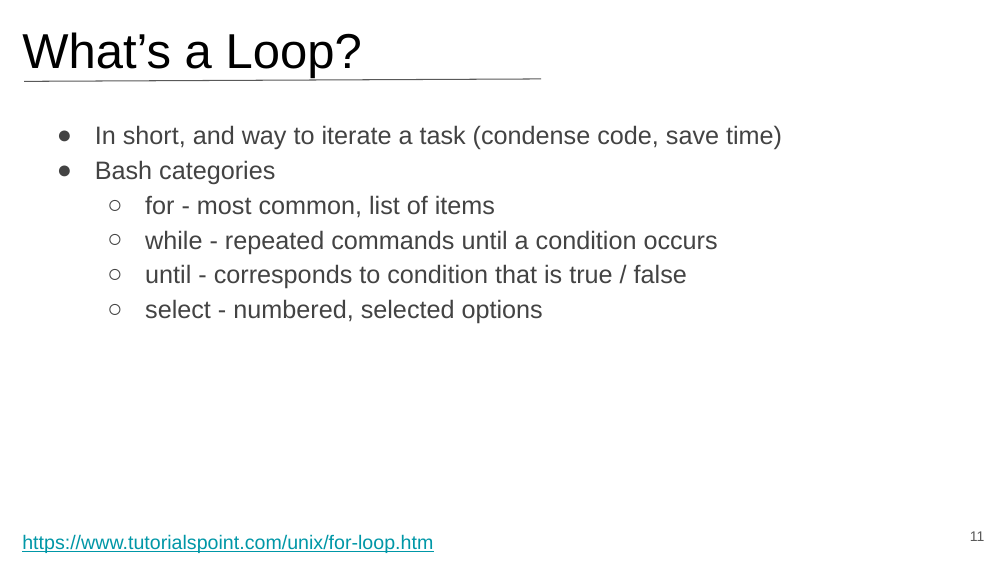
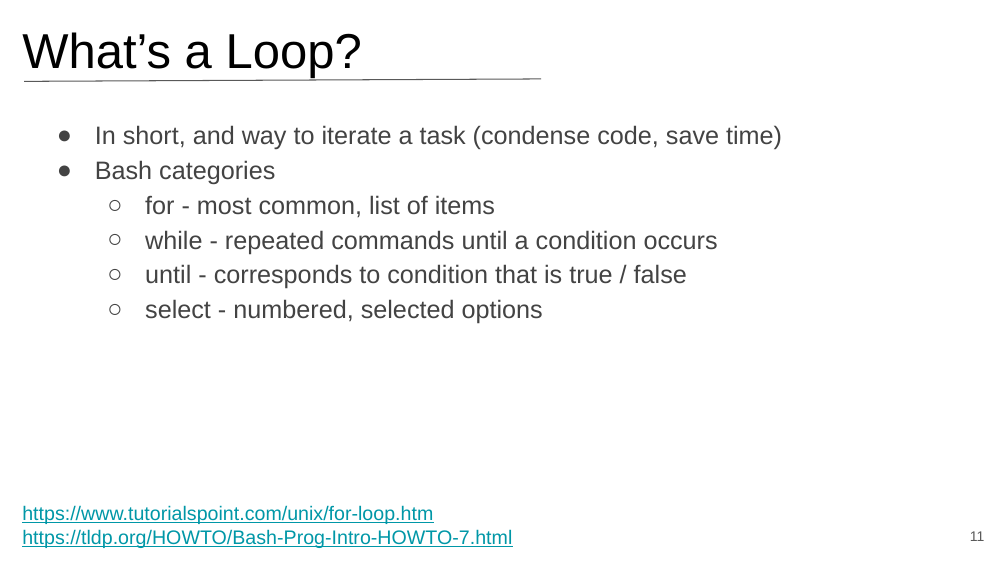
Before and after one commit to SuLab/Applied-Bioinformatics, a slide deck: slide 11 of Lectures/A2.b_Bash-loops_scripting.pptx. Drawn at 1008x567 pixels with LibreOffice and Linux fonts; fonts in the diff are those of the drawing. Boxes give left, top, right and bottom in pixels: in the first picture for what was removed or moved away, otherwise in the second. Text is boxed around its words. In the diff, an @@ line names an element or a change of style, - is before the commit and + after.

```diff
--- a/Lectures/A2.b_Bash-loops_scripting.pptx
+++ b/Lectures/A2.b_Bash-loops_scripting.pptx
@@ text "https://www.tutorialspoint.com/unix/for-loop.htm": place and size @@
-text "https://www.tutorialspoint.com/unix/for-loop.htm" at [22,534,433,553]
+text "https://www.tutorialspoint.com/unix/for-loop.htm" at [22,505,512,548]
@@ text at [22,529,512,548]: paragraph added @@
+https://tldp.org/HOWTO/Bash-Prog-Intro-HOWTO-7.html
```
Also in this commit, not shown: 2 other slides changed.
